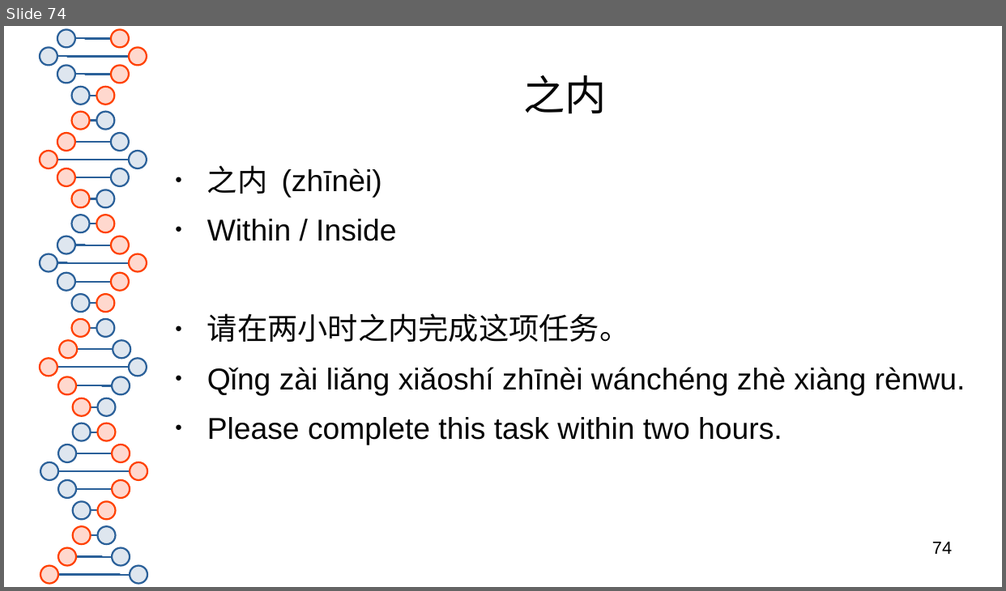
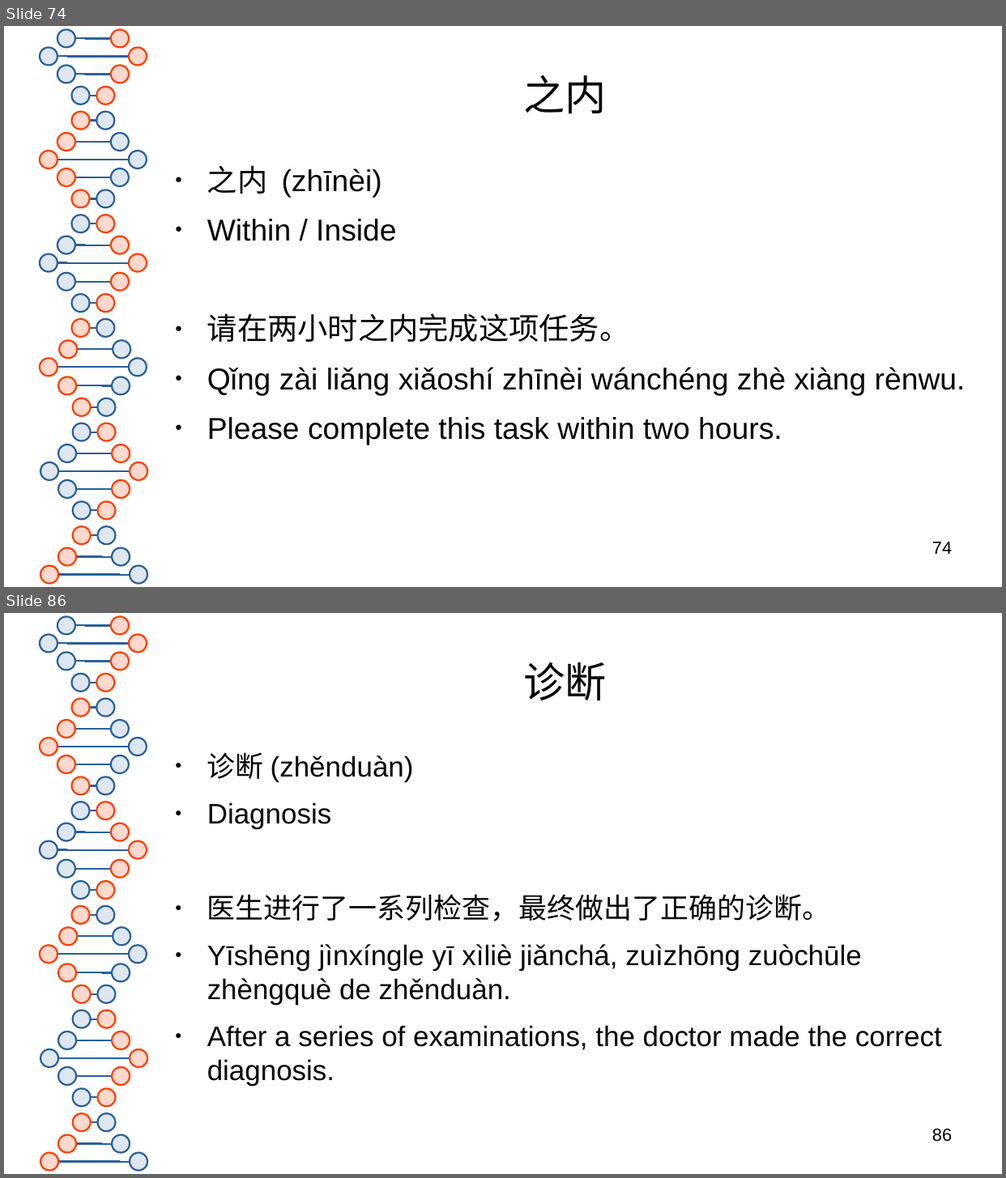
Before and after one commit to 23x41/HSK3.0, a slide deck: HSK 3.0 Level 5.pptx. Shown one above the other, each under a label of ours: slide 74 before the commit, slides 74 and 86 after it; the slides between them are not shown. The pictures are 1006x591 and 1006x1178 pixels, drawn with LibreOffice and Linux fonts; fonts in the diff are those of the drawing. Boxes give left, top, right and bottom in pixels: in the first picture for what was removed or moved away, otherwise in the second. Text is boxed around its words. In the diff, an @@ line names an element or a change of style, - is before the commit and + after.

```diff
--- a/HSK 3.0 Level 5.pptx
+++ b/HSK 3.0 Level 5.pptx
@@ slide 86 added at [4,613,1002,1174], background #FFFFFF; not listed: 81 template elements that a slide beside it also shows @@
@@ title added at [524,662,607,700], 33 pt, text #050505 @@
+诊断
@@ text added at [207,752,942,1086], 22.5 pt, text #050505 @@
+● 诊断 (zhěnduàn)
+● Diagnosis
+● 医生进行了一系列检查，最终做出了正确的诊断。
+● Yīshēng jìnxíngle yī xìliè jiǎnchá, zuìzhōng zuòchūle zhèngquè de zhěnduàn.
+● After a series of examinations, the doctor made the correct diagnosis.
@@ page number added at [932,1129,952,1142], 14 pt, text #000000 @@
+86
```
Also in this commit, not shown: 54 other slides added, 36 slides removed, 1 other file.
